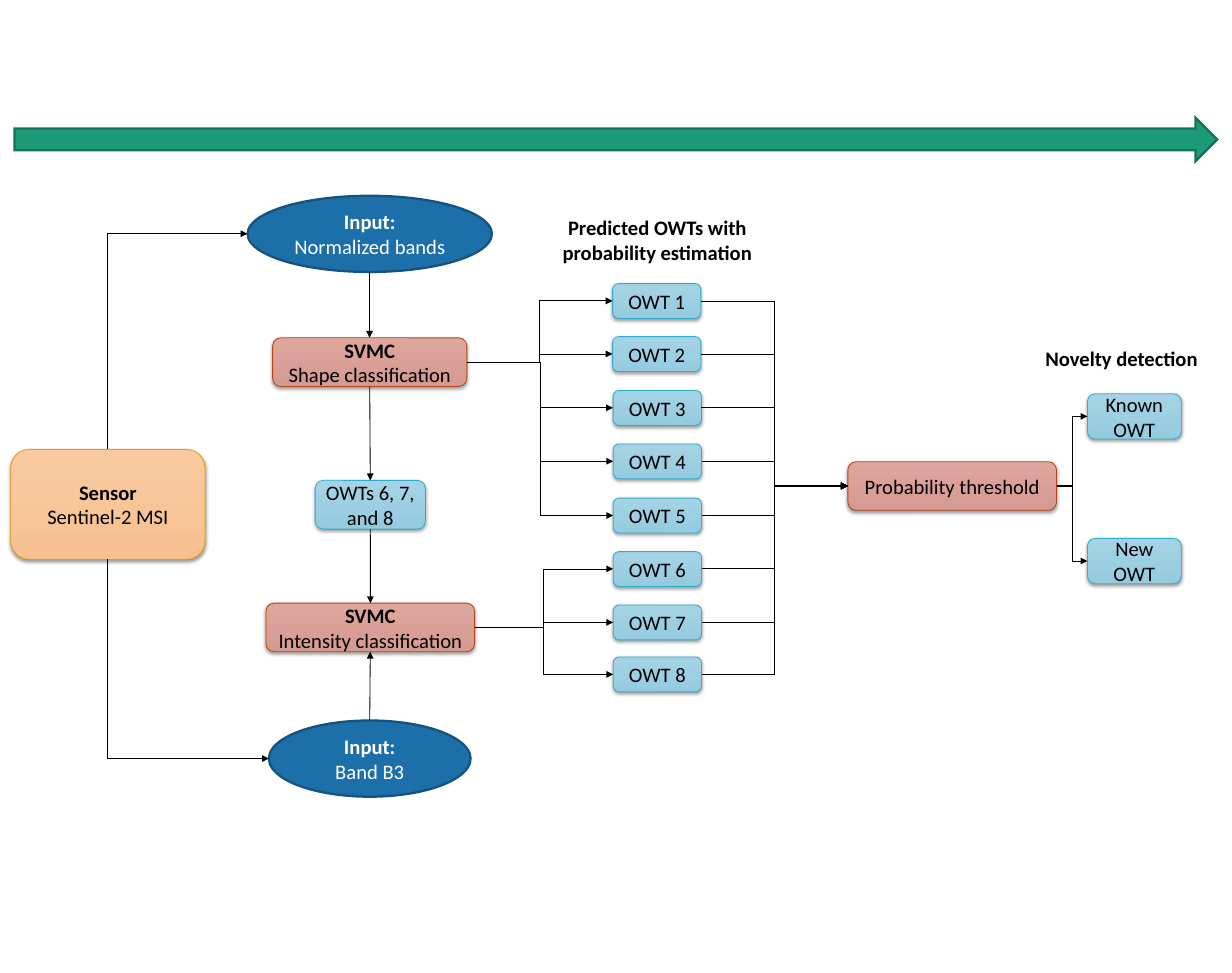
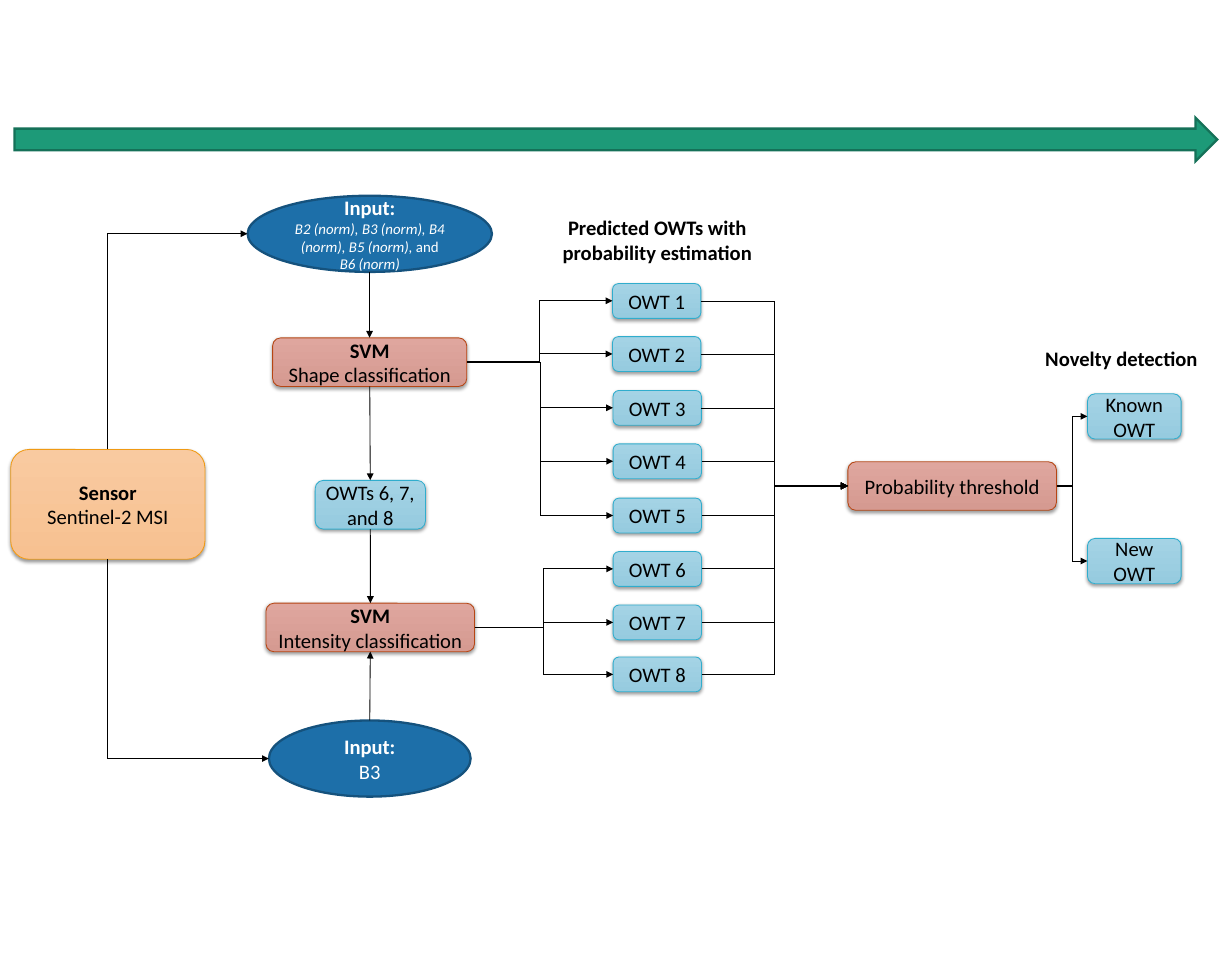
Before and after one commit to edsonfreirefs/A-machine-learning-approach-for-monitoring-Brazilian-optical-water-types-using-Sentinel-2-MSI, a slide deck: slide 1 of 00_Database/00_Figures/01_Algorithm_flowchart.pptx. Drawn at 1232x973 pixels with LibreOffice and Linux fonts; fonts in the diff are those of the drawing. Boxes give left, top, right and bottom in pixels: in the first picture for what was removed or moved away, otherwise in the second. Text is boxed around its words. In the diff, an @@ line names an element or a change of style, - is before the commit and + after.

```diff
--- a/00_Database/00_Figures/01_Algorithm_flowchart.pptx
+++ b/00_Database/00_Figures/01_Algorithm_flowchart.pptx
@@ text in ellipse at (295,223,445,274): text changed; size 18 to 13 pt; italic on @@
-Normalized bands
+B2 (norm), B3 (norm), B4 (norm), B5 (norm), and B6 (norm)
@@ text in rounded rectangle at (350,344,390,358): text changed @@
-SVMC
+SVM
@@ text in rounded rectangle at (350,609,390,623): text changed @@
-SVMC
+SVM
@@ text in ellipse at (359,765,381,779): text changed @@
-Band B3
+B3
```
Also in this commit, not shown: 53 other files.
